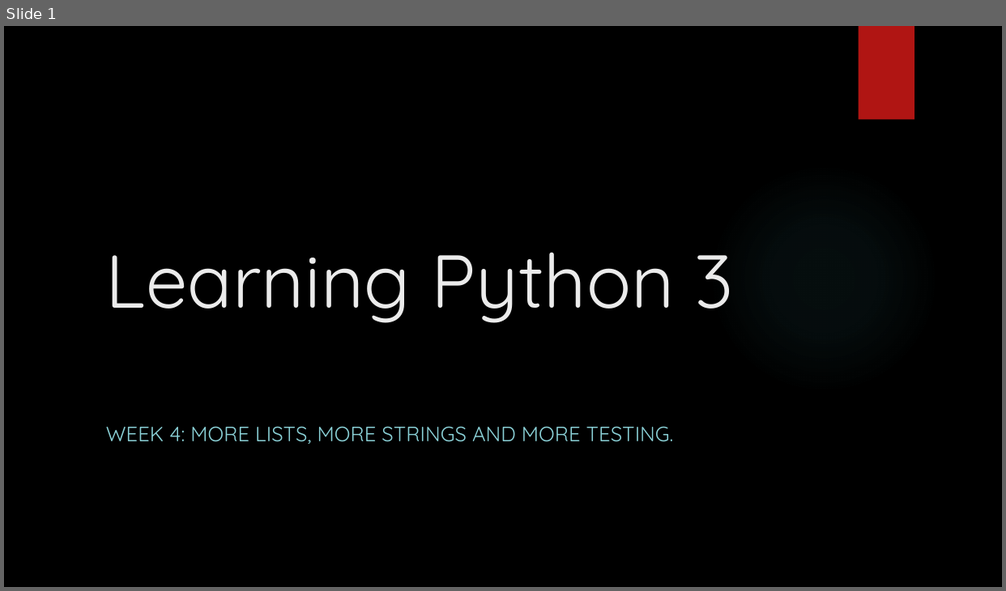
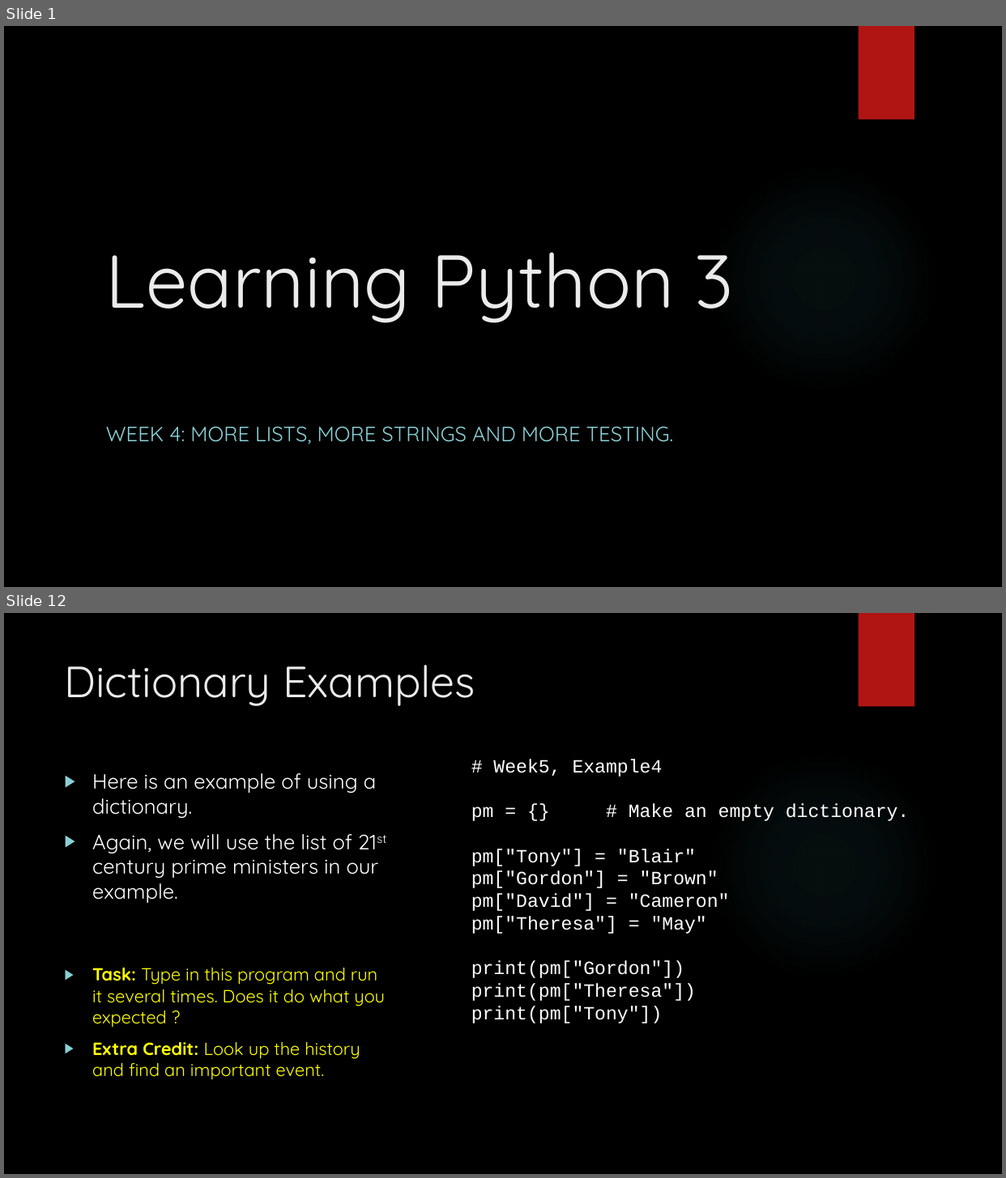
Before and after one commit to davidgroves/DGM_Tutorials, a slide deck: week5/week5.pptx. Shown one above the other, each under a label of ours: slide 1 before the commit, slides 1 and 12 after it; the slides between them are not shown. The pictures are 1006x591 and 1006x1178 pixels, drawn with LibreOffice and Linux fonts; fonts in the diff are those of the drawing; background and template pictures are left out. Boxes give left, top, right and bottom in pixels: in the first picture for what was removed or moved away, otherwise in the second. Text is boxed around its words. In the diff, an @@ line names an element or a change of style, - is before the commit and + after.

Commit message:
Week 5 partial checkin.

```diff
--- a/week5/week5.pptx
+++ b/week5/week5.pptx
@@ slide 12 added at [4, 613, 1002, 1174], background picture (left out); not listed: 2 template elements that a slide beside it also shows @@
@@ title added at [65, 665, 475, 706], 42 pt, text #EBEBEB @@
+Dictionary Examples
@@ text added at [92, 773, 379, 903], 20 pt, text #FFFFFF @@
+▶ Here is an example of using a dictionary.
+▶ Again, we will use the list of 21st century prime ministers in our example.
@@ text added at [471, 759, 909, 1024], 18 pt, text #FFFFFF @@
+# Week5, Example4
+pm = {} # Make an empty dictionary.
+pm["Tony"] = "Blair"
+pm["Gordon"] = "Brown"
+pm["David"] = "Cameron"
+pm["Theresa"] = "May"
+print(pm["Gordon"])
+print(pm["Theresa"])
+print(pm["Tony"])
@@ text added at [92, 968, 385, 1080], 17 pt, text #FFFF00 @@
+▶ Task: Type in this program and run it several times. Does it do what you expected ?
+▶ Extra Credit: Look up the history and find an important event.
```
Also in this commit, not shown: 2 slides changed, 30 other slides added, 20 slides removed.
